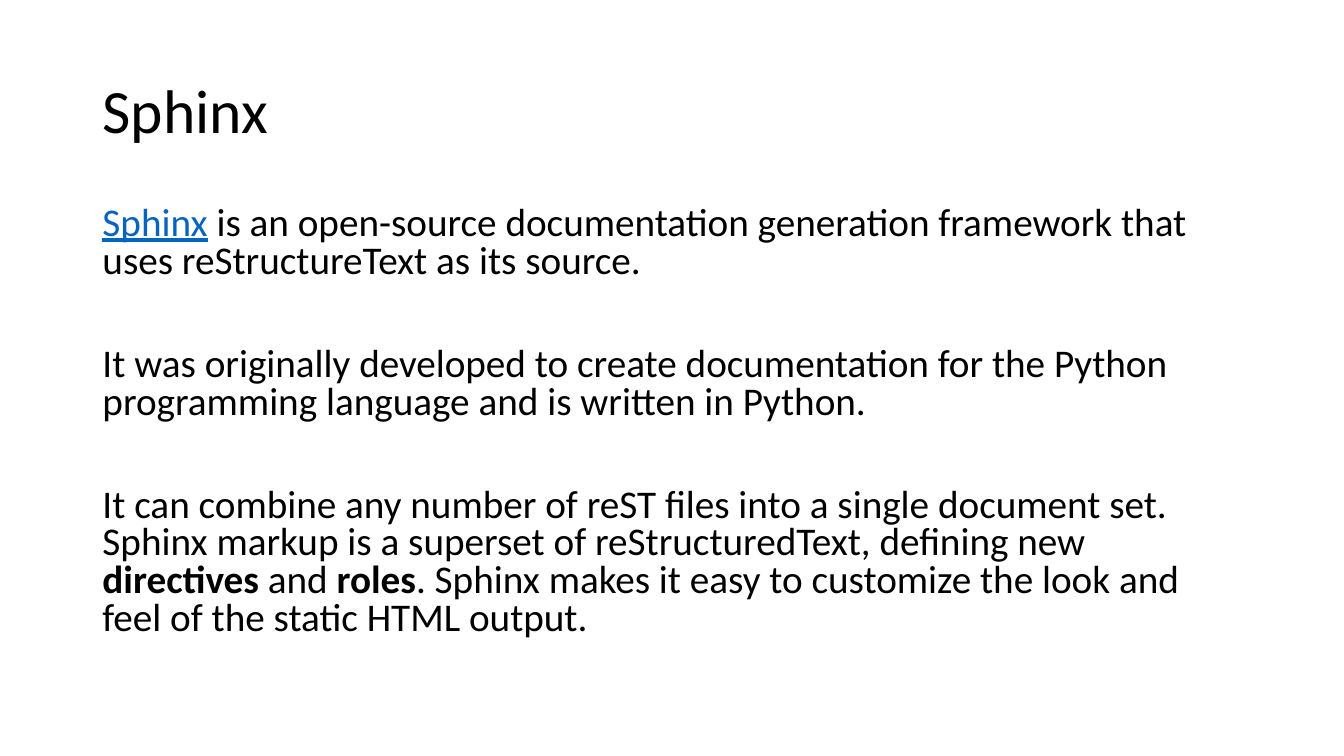
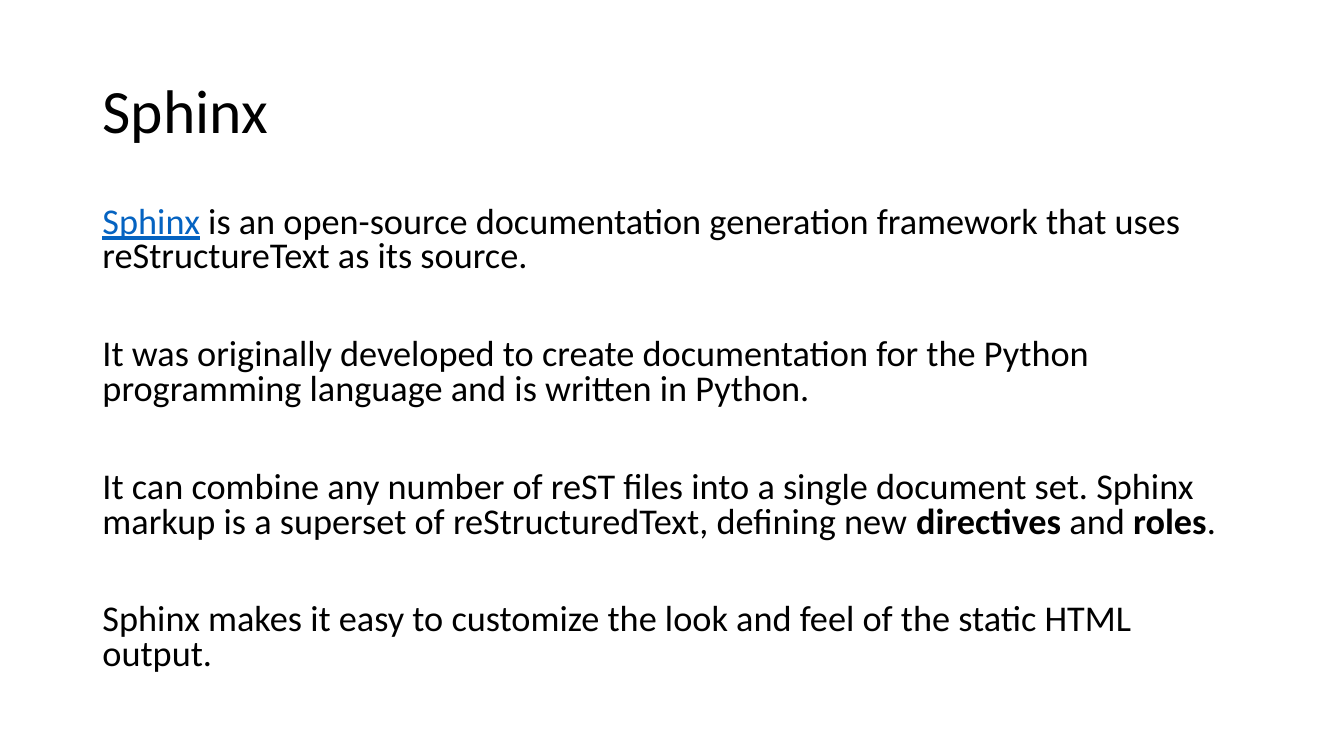
Before and after one commit to intelkevinputnam/tech-writing-school, a slide deck: slide 10 of rest-sphinx-for-open-source.pptx. Drawn at 1344x756 pixels with LibreOffice and Linux fonts; fonts in the diff are those of the drawing. Boxes give left, top, right and bottom in pixels: in the first picture for what was removed or moved away, otherwise in the second. Text is boxed around its words. In the diff, an @@ line names an element or a change of style, - is before the commit and + after.

```diff
--- a/rest-sphinx-for-open-source.pptx
+++ b/rest-sphinx-for-open-source.pptx
@@ text at (102, 208, 1180, 408): size 28 to 25.9 pt in "Sphinx is an open-source documentation generation framework ...", "It was originally developed to create documentation ..." @@
@@ text at (102, 473, 1216, 672): text changed; size 28 to 25.9 pt @@
-It can combine any number of reST files into a single document set. Sphinx markup is a superset of reStructuredText, defining new directives and roles. Sphinx makes it easy to customize the look and feel of the static HTML output.
+It can combine any number of reST files into a single document set. Sphinx markup is a superset of reStructuredText, defining new directives and roles.
+Sphinx makes it easy to customize the look and feel of the static HTML output.
```
Also in this commit, not shown: 2 other slides changed, 1 slide added.
